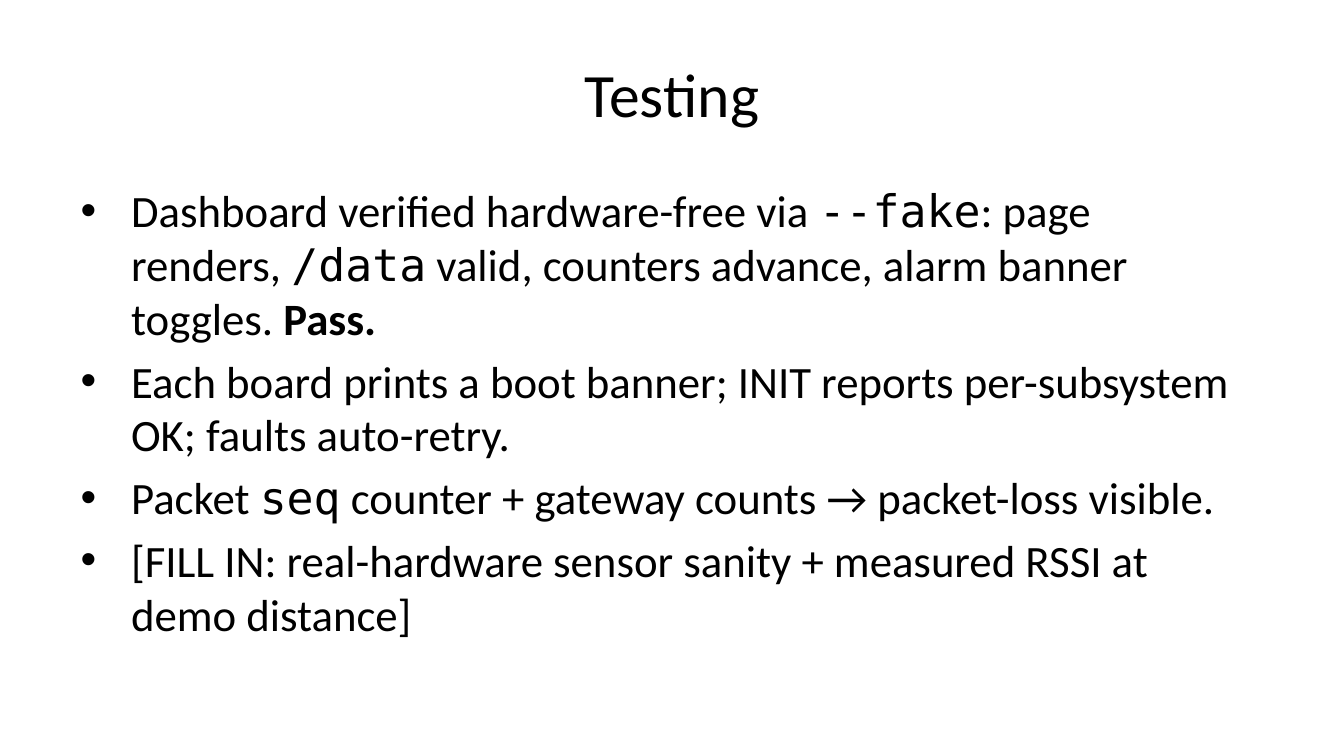
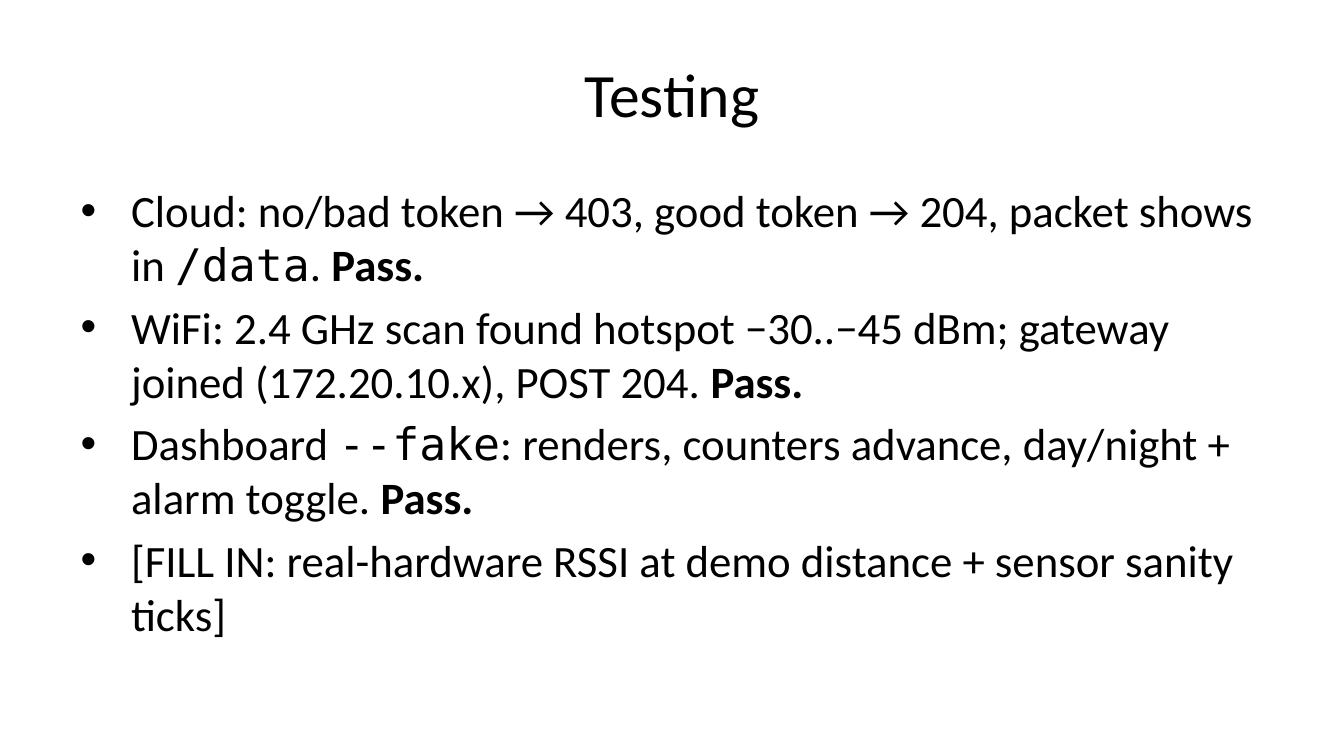
Before and after one commit to Gabrcodes/sunsand-iot-monitor, a slide deck: slide 14 of docs/slides.pptx. Drawn at 1344x756 pixels with LibreOffice and Linux fonts; fonts in the diff are those of the drawing. Boxes give left, top, right and bottom in pixels: in the first picture for what was removed or moved away, otherwise in the second. Text is boxed around its words. In the diff, an @@ line names an element or a change of style, - is before the commit and + after.

```diff
--- a/docs/slides.pptx
+++ b/docs/slides.pptx
@@ text at [131,196,1253,637]: text changed @@
-• Dashboard verified hardware-free via --fake: page renders, /data valid, counters advance, alarm banner toggles. Pass.
-• Each board prints a boot banner; INIT reports per-subsystem OK; faults auto-retry.
-• Packet seq counter + gateway counts → packet-loss visible.
-• [FILL IN: real-hardware sensor sanity + measured RSSI at demo distance]
+• Cloud: no/bad token → 403, good token → 204, packet shows in /data. Pass.
+• WiFi: 2.4 GHz scan found hotspot −30..−45 dBm; gateway joined (172.20.10.x), POST 204. Pass.
+• Dashboard --fake: renders, counters advance, day/night + alarm toggle. Pass.
+• [FILL IN: real-hardware RSSI at demo distance + sensor sanity ticks]
```
Also in this commit, not shown: 11 other slides changed, 3 slides added, 3 slides removed, 15 other files.
